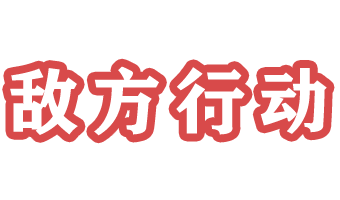
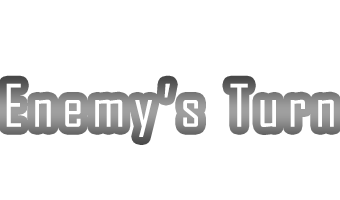
Layer changes from the first 340 × 200 image to the second:
renamed "敌方行动" to "Enemy’s Turn", painted on it over bbox(6, 66, 334, 137)
